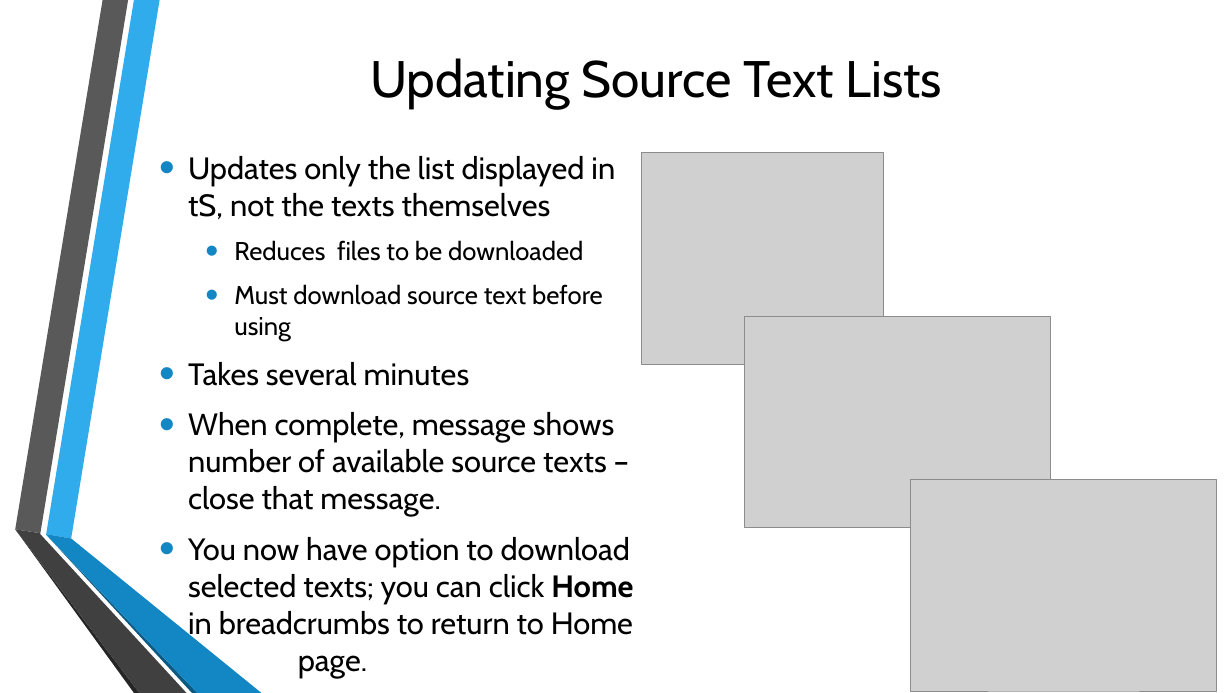
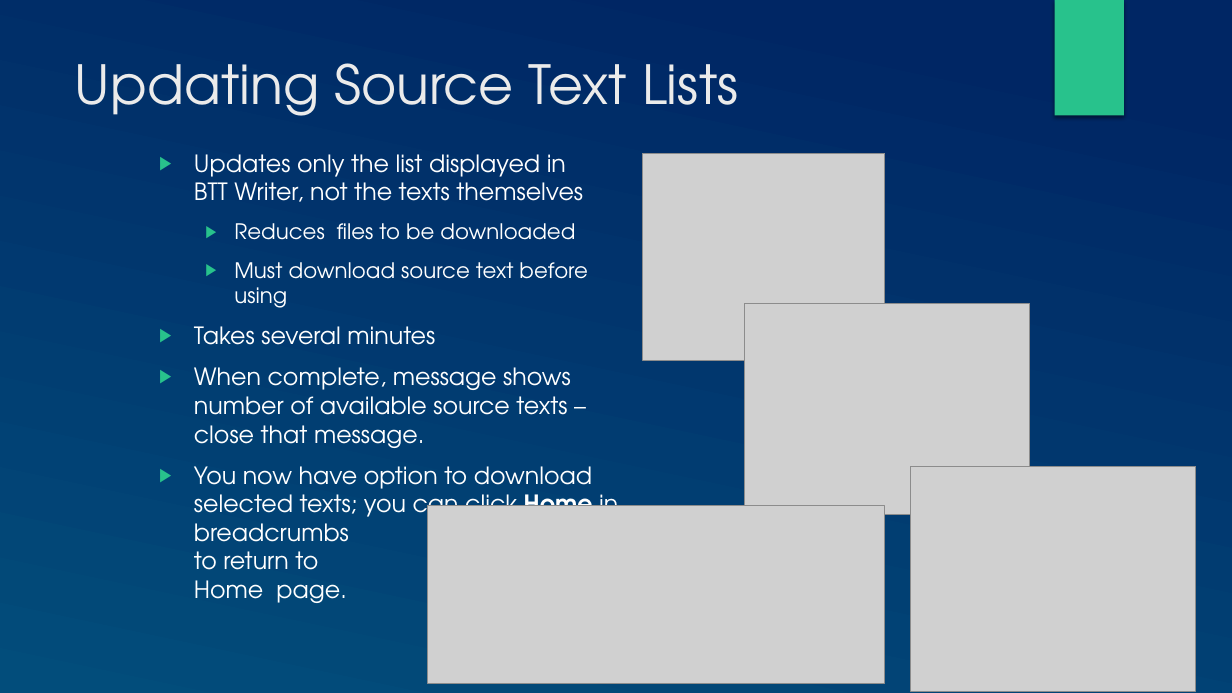
Before and after one commit to mondele/btt-writer-docs, a slide deck: slide 4 of docs/DUpdate.pptx. Drawn at 1232x693 pixels with LibreOffice and Linux fonts; fonts in the diff are those of the drawing; grey boxes stand for pictures; background and template pictures are left out. Boxes give left, top, right and bottom in pixels: in the first picture for what was removed or moved away, otherwise in the second. Text is boxed around its words. In the diff, an @@ line names an element or a change of style, - is before the commit and + after.

```diff
--- a/docs/DUpdate.pptx
+++ b/docs/DUpdate.pptx
@@ background picture (left out) to gradient #002664 to #024E7B @@
@@ rectangle added at (x1=1055, y1=0, x2=1124, y2=116), fill #28C28C @@
@@ title "Updating Source Text Lists" moved from (x1=370, y1=58, x2=942, y2=108) to (x1=75, y1=63, x2=738, y2=116) @@
@@ title "Updating Source Text Lists" at (x1=75, y1=63, x2=738, y2=116): size 40 to 42 pt, font Cabin to TeX Gyre Adventor, text colour #000000 to #EBEBEB; alignment centre to left; vertical alignment middle to top @@
@@ text at (x1=194, y1=154, x2=583, y2=202): text changed; size 24 to 18.5 pt; font Cabin to TeX Gyre Adventor; text colour #000000 to #FFFFFF @@
-• Updates only the list displayed in tS, not the texts themselves
+▶ Updates only the list displayed in
+  BTT Writer, not the texts themselves
@@ picture resized from (x1=641, y1=152, x2=884, y2=364) to (x1=642, y1=153, x2=885, y2=360) @@
@@ text at (x1=194, y1=223, x2=618, y2=599): size 20 to 16.6 pt in "Reduces files to be downloaded", "Must download source text before using"; font Cabin to TeX Gyre Adventor, text colour #000000 to #FFFFFF in "Reduces files to be downloaded", "Must download source text before using", "Takes several minutes", "When complete, message shows number of available ..." and 1 more places; size 24 to 18.5 pt in "Takes several minutes", "When complete, message shows number of available ...", "You now have option to download selected ..."; bullet • to ▶; bullet colour #1287C3 to #28C28C @@
@@ picture resized from (x1=744, y1=316, x2=1050, y2=528) to (x1=744, y1=303, x2=1030, y2=515) @@
@@ picture resized from (x1=911, y1=480, x2=1217, y2=691) to (x1=911, y1=467, x2=1197, y2=691) @@
@@ picture added at (x1=428, y1=506, x2=885, y2=683) @@
@@ group removed at (x1=15, y1=0, x2=262, y2=693): 6 freeform shapes @@
```
Also in this commit, not shown: 8 other slides changed, 1 slide added, 1 slide removed, 1 other file.
